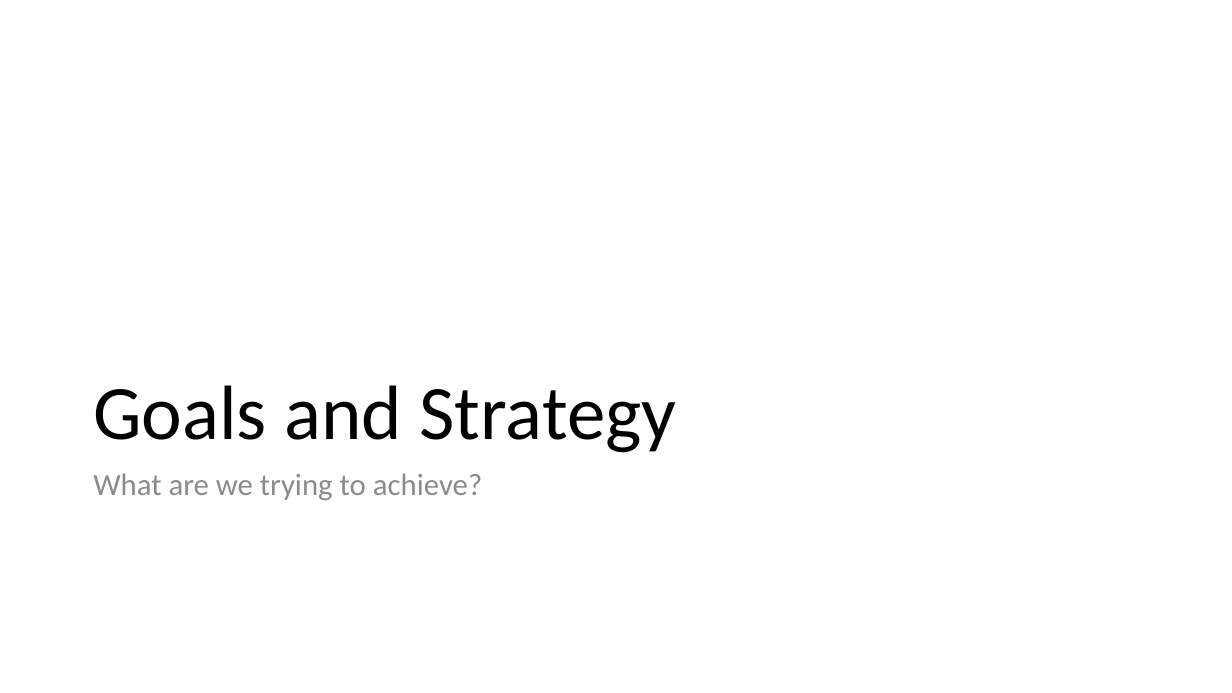
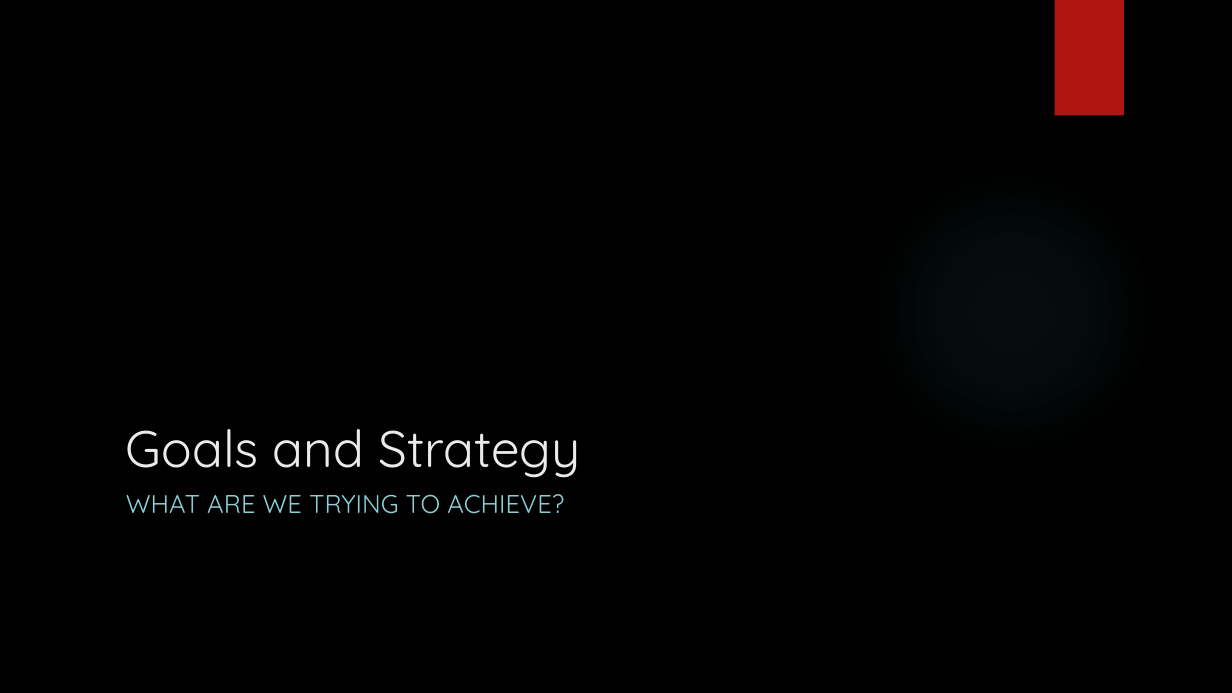
Before and after one commit to buildmotion/custom-angular-modules, a slide deck: slide 7 of presentation/custom-angular-modules.pptx (slide 6 before the commit). Drawn at 1232x693 pixels with LibreOffice and Linux fonts; fonts in the diff are those of the drawing; background and template pictures are left out. Boxes give left, top, right and bottom in pixels: in the first picture for what was removed or moved away, otherwise in the second. Text is boxed around its words. In the diff, an @@ line names an element or a change of style, - is before the commit and + after.

```diff
--- a/presentation/custom-angular-modules.pptx
+++ b/presentation/custom-angular-modules.pptx
@@ background #FFFFFF to picture (left out) @@
@@ rectangle added at (1055, 0, 1124, 116), fill #B01513 @@
@@ ellipse added at (870, 169, 1154, 454), fill gradient #50B9C1 @@
@@ title "Goals and Strategy": place and size @@
-title "Goals and Strategy" at (93, 385, 677, 453)
+title "Goals and Strategy" at (126, 429, 581, 478)
@@ title "Goals and Strategy" at (126, 429, 581, 478): size 60 to 40 pt, font Calibri to Quicksand, text colour #000000 to #EBEBEB; line spacing 0.9 to 1 @@
@@ text at (126, 494, 564, 514): text changed; size 24 to 20 pt; font Calibri to Quicksand; text colour #8C8C8C to #8AD0D6 @@
-What are we trying to achieve?
+WHAT ARE WE TRYING TO ACHIEVE?
```
Also in this commit, not shown: 50 other slides changed, 8 slides added.
